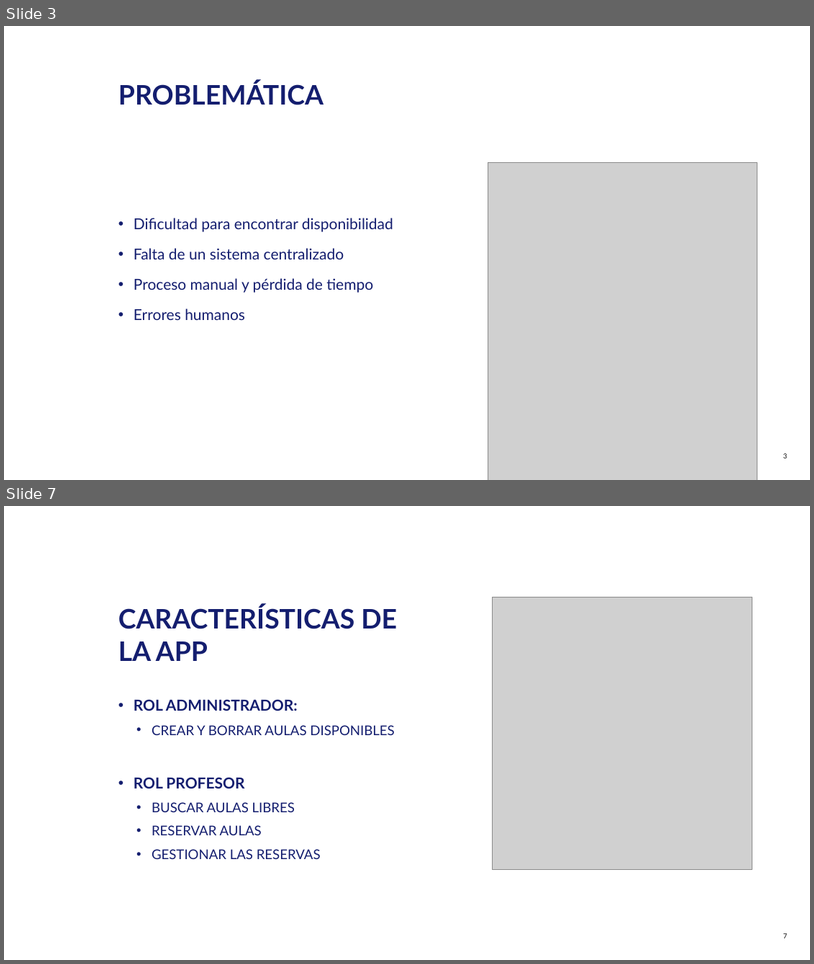
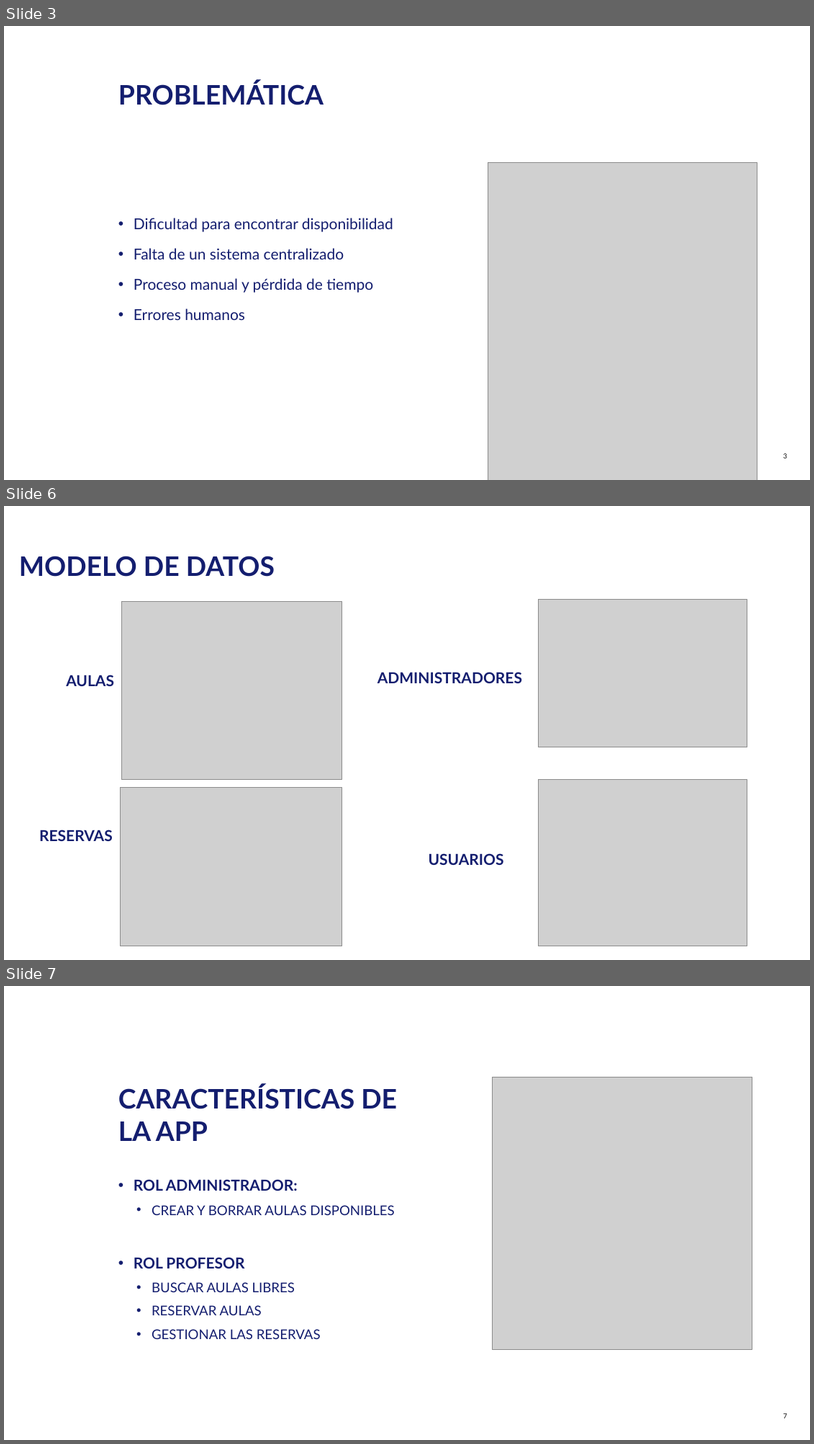
Before and after one commit to barreiroabad/Booking_Classroom, a slide deck: BOOKING CLASSROOM.pptx. Shown one above the other, each under a label of ours: slides 3 and 7 before the commit, slides 3, 6 and 7 after it; the slides between them are not shown. The pictures are 814x964 and 814x1444 pixels, drawn with LibreOffice and Linux fonts; fonts in the diff are those of the drawing; grey boxes stand for pictures. Boxes give left, top, right and bottom in pixels: in the first picture for what was removed or moved away, otherwise in the second. Text is boxed around its words. In the diff, an @@ line names an element or a change of style, - is before the commit and + after.

```diff
--- a/BOOKING CLASSROOM.pptx
+++ b/BOOKING CLASSROOM.pptx
@@ slide 6 added at bbox=[4, 506, 810, 960], background #FFFFFF @@
@@ title added at bbox=[19, 556, 275, 577], 32 pt, text #141E6F, bold @@
+MODELO DE DATOS
@@ picture added at bbox=[122, 601, 342, 779] @@
@@ picture added at bbox=[539, 599, 748, 746] @@
@@ text added at bbox=[66, 674, 114, 686], 18 pt, text #141E6F, bold @@
+AULAS
@@ text added at bbox=[378, 672, 522, 683], 18 pt, text #141E6F, bold @@
+ADMINISTRADORES
@@ picture added at bbox=[539, 779, 748, 946] @@
@@ picture added at bbox=[120, 788, 342, 947] @@
@@ text added at bbox=[39, 829, 113, 841], 18 pt, text #141E6F, bold @@
+RESERVAS
@@ text added at bbox=[429, 853, 504, 865], 18 pt, text #141E6F, bold @@
+USUARIOS
```
Also in this commit, not shown: 3 slides changed, 2 slides removed, 5 other files.
